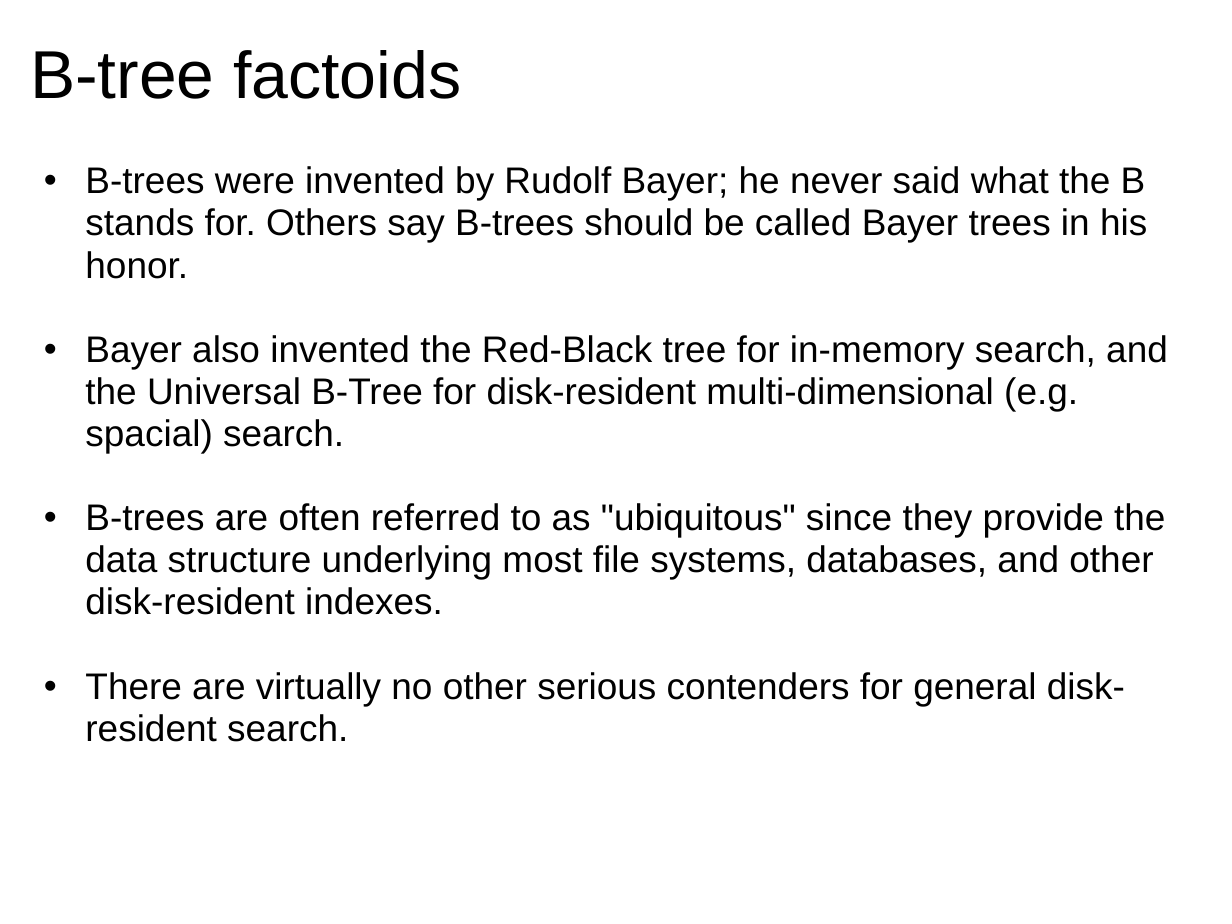
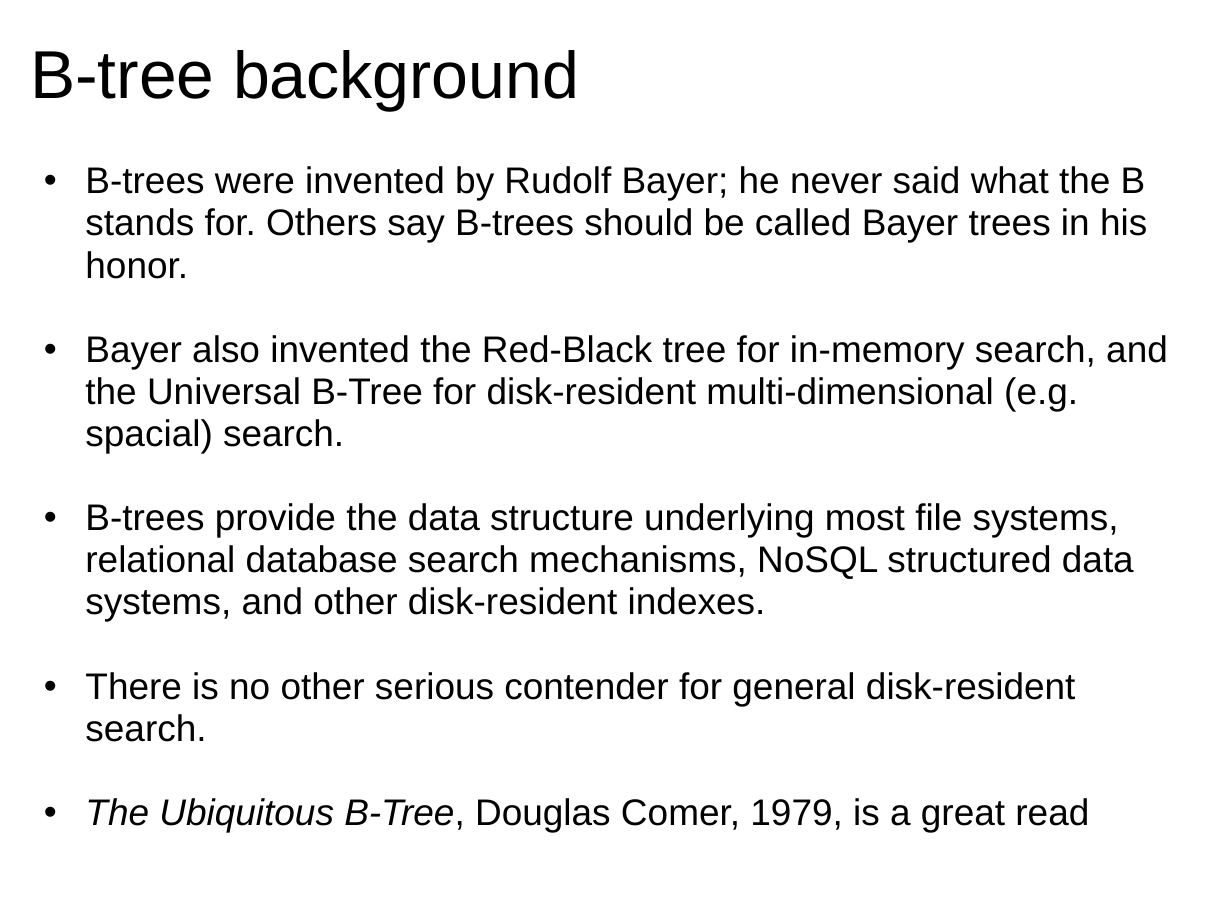
Before and after one commit to Beman/btree, a slide deck: slide 5 of libs/btree/doc/Proposed-B-tree-library.ppt. Drawn at 1232x924 pixels with LibreOffice and Linux fonts; fonts in the diff are those of the drawing; background and template pictures are left out. Boxes give left, top, right and bottom in pixels: in the first picture for what was removed or moved away, otherwise in the second. Text is boxed around its words. In the diff, an @@ line names an element or a change of style, - is before the commit and + after.

Commit message:
Work in progress

```diff
--- a/libs/btree/doc/Proposed-B-tree-library.ppt
+++ b/libs/btree/doc/Proposed-B-tree-library.ppt
@@ title at (x1=30, y1=50, x2=579, y2=111): text changed @@
-B-tree factoids
+B-tree background
@@ text at (x1=85, y1=503, x2=1134, y2=832): text changed @@
-  • B-trees are often referred to as "ubiquitous" since they provide the data structure underlying most file systems, databases, and other disk-resident indexes.
-  • There are virtually no other serious contenders for general disk-resident search.
+  • B-trees provide the data structure underlying most file systems, relational database search mechanisms, NoSQL structured data systems, and other disk-resident indexes.
+  • There is no other serious contender for general disk-resident search.
+  • The Ubiquitous B-Tree, Douglas Comer, 1979, is a great read
```
Also in this commit, not shown: 4 other slides changed, 3 slides added.
